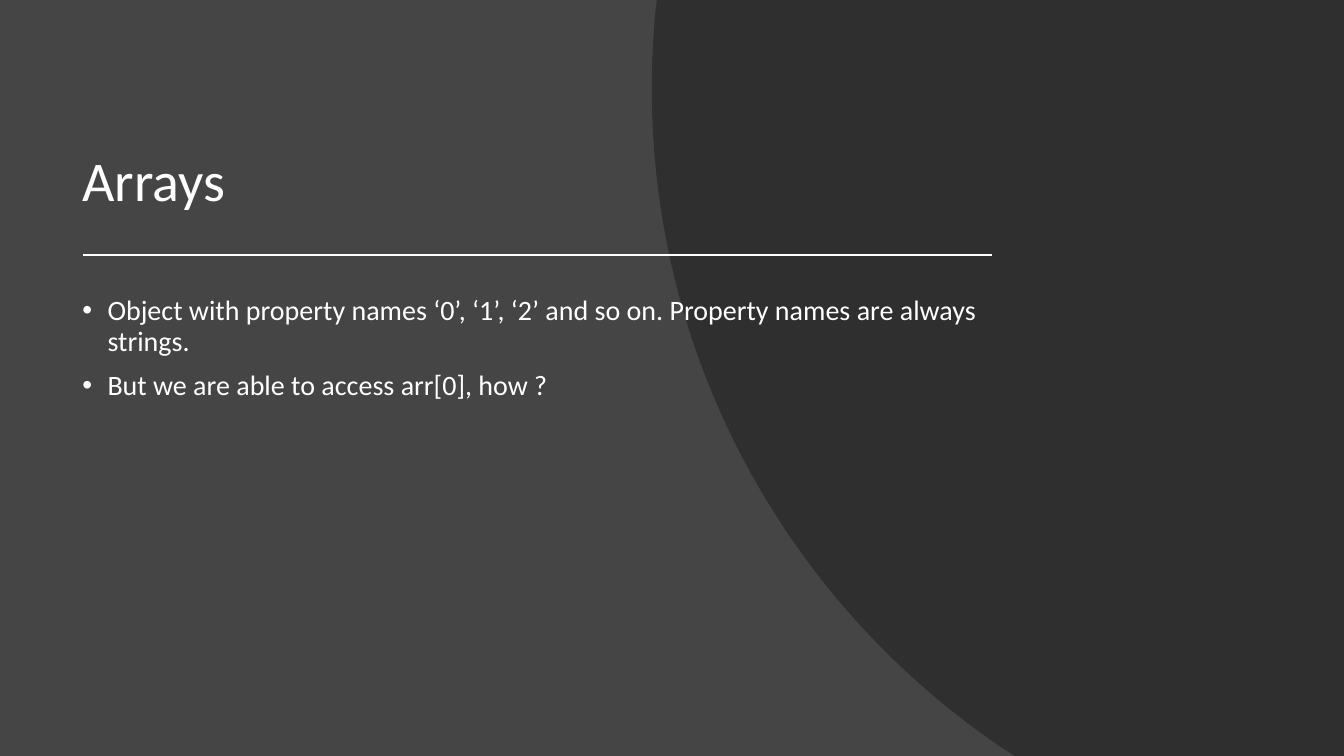
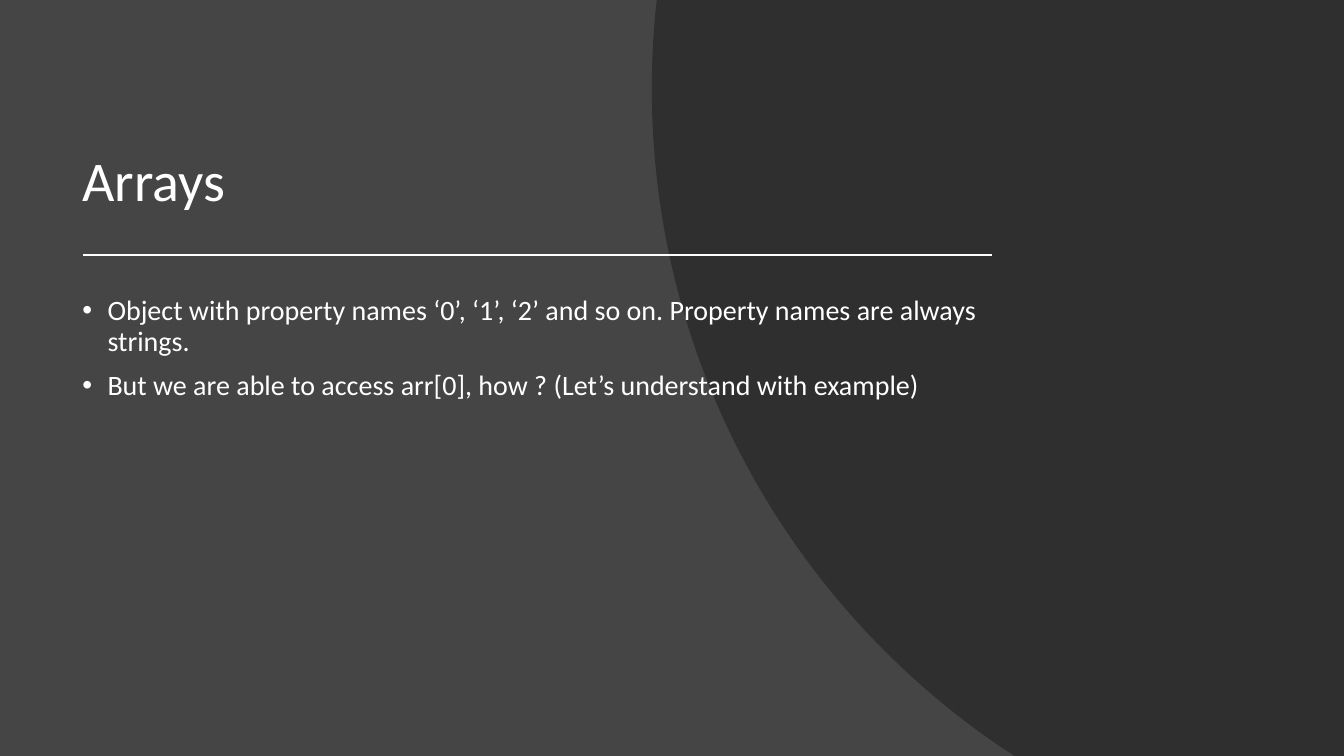
Before and after one commit to ved740/modern-js-session, a slide deck: slide 16 of Modern JavaScript.pptx (slide 15 before the commit). Drawn at 1344x756 pixels with LibreOffice and Linux fonts; fonts in the diff are those of the drawing. Boxes give left, top, right and bottom in pixels: in the first picture for what was removed or moved away, otherwise in the second. Text is boxed around its words. In the diff, an @@ line names an element or a change of style, - is before the commit and + after.

```diff
--- a/Modern JavaScript.pptx
+++ b/Modern JavaScript.pptx
@@ text at box(108, 374, 919, 400): text changed @@
-• But we are able to access arr[0], how ?
+• But we are able to access arr[0], how ? (Let’s understand with example)
```
Also in this commit, not shown: 5 other slides changed, 1 slide added, 2 other files.
